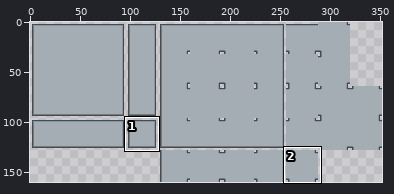
Pixel-art file -- Assets/.Editables/TileSetStone.aseprite. Above, an overview of the earlier version with the close-up marked.
Close-up. The starting point:
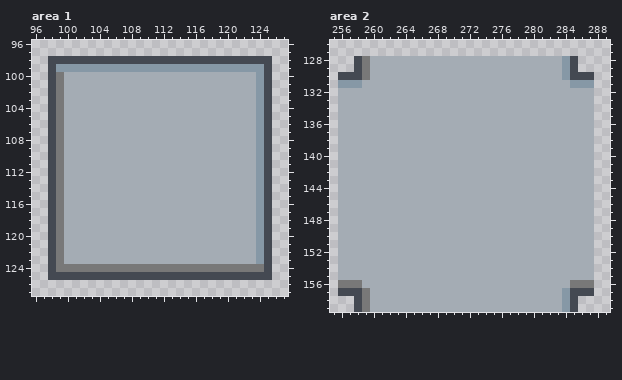
352x160 pixels, 1 frame. Shown: area 1: x 96..127, y 96..127; area 2: x 255..289, y 126..159. The commit also changed other parts of the picture, which this record leaves out.
After:
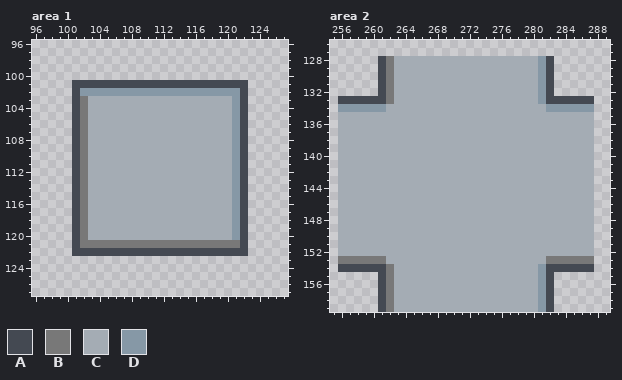
Palette (. is transparent): A #444952  B #787878  C #a4acb4  D #8698a6
The edit:
Area 1, layer "Tilemap 1":
The edit turns colour C into colour A in row 101 at x 101 to 122; in rows 102 to 121 at x 101 and 122; in row 122 at x 101 to 122.
The edit turns colour C into colour B in rows 103 to 120 at x 102; in row 121 at x 102 to 121.
The edit turns colour C into colour D in row 102 at x 102 to 121; in rows 103 to 120 at x 121.
Colour A is removed in row 98 at x 98 to 125; in rows 99 to 124 at x 98 and 125; in row 125 at x 98 to 125.
Colour B is removed in rows 100 to 123 at x 99; in row 124 at x 99 to 124.
Colour C is removed in row 100 at x 100 to 123; in rows 101 to 122 at x 100 and 123; in row 123 at x 100 to 123.
Colour D is removed in row 99 at x 99 to 124; in rows 100 to 123 at x 124.
Area 2, layer "Tilemap 1":
The edit turns colour C into colour A in rows 128 to 132 at x 261 and 282; in row 133 at x 256 to 261 and 282 to 287; in row 154 at x 256 to 261 and 282 to 287; in rows 155 to 159 at x 261 and 282.
The edit turns colour C into colour B in rows 128 to 133 at x 262; in row 153 at x 256 to 261 and 282 to 287; in rows 154 to 159 at x 262.
The edit turns colour C into colour D in rows 128 to 133 at x 281; in row 134 at x 256 to 261 and 282 to 287; in rows 154 to 159 at x 281.
Colour A is removed in rows 128 to 129 at x 258 and 285; in row 130 at x 256 to 258 and 285 to 287; in row 157 at x 256 to 258 and 285 to 287; in rows 158 to 159 at x 258 and 285.
Colour B is removed in rows 128 to 130 at x 259; in row 156 at x 256 to 258 and 285 to 287; in rows 157 to 159 at x 259.
Colour C is removed in rows 128 to 130 at x 260 and 283; in row 131 at x 259 to 260 and 283 to 284; in row 132 at x 256 to 260 and 283 to 287; in row 155 at x 256 to 260 and 283 to 287; in row 156 at x 259 to 260 and 283 to 284; in rows 157 to 159 at x 260 and 283.
Colour D is removed in rows 128 to 130 at x 284; in row 131 at x 256 to 258 and 285 to 287; in rows 157 to 159 at x 284.
Pixel boxes of the changes (left, top, right, bottom) in both close-ups:
changed: (48, 56, 272, 280)
changed: (338, 56, 394, 112)
changed: (538, 56, 594, 112)
changed: (338, 256, 394, 312)
changed: (538, 256, 594, 312)
